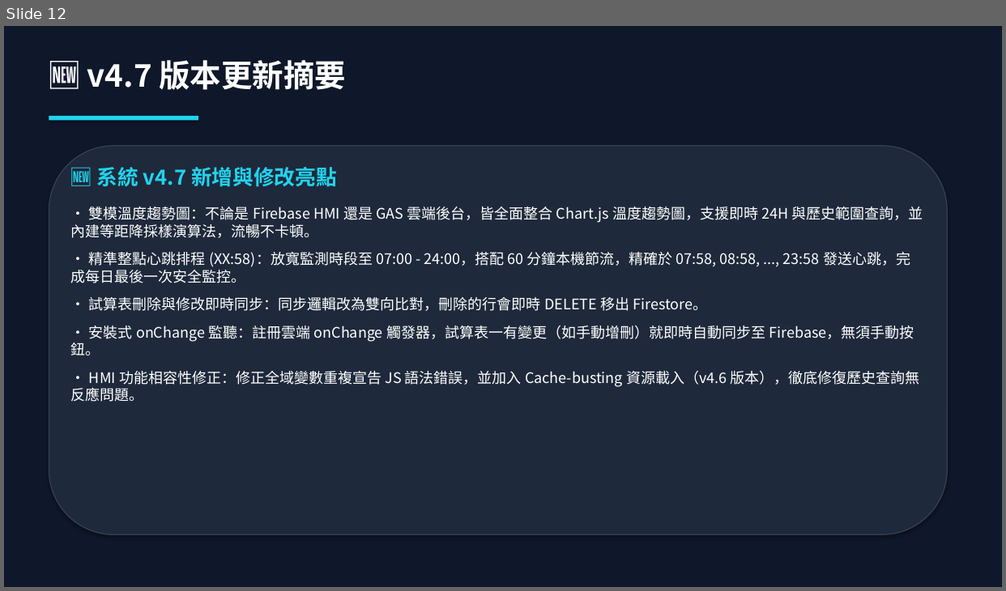
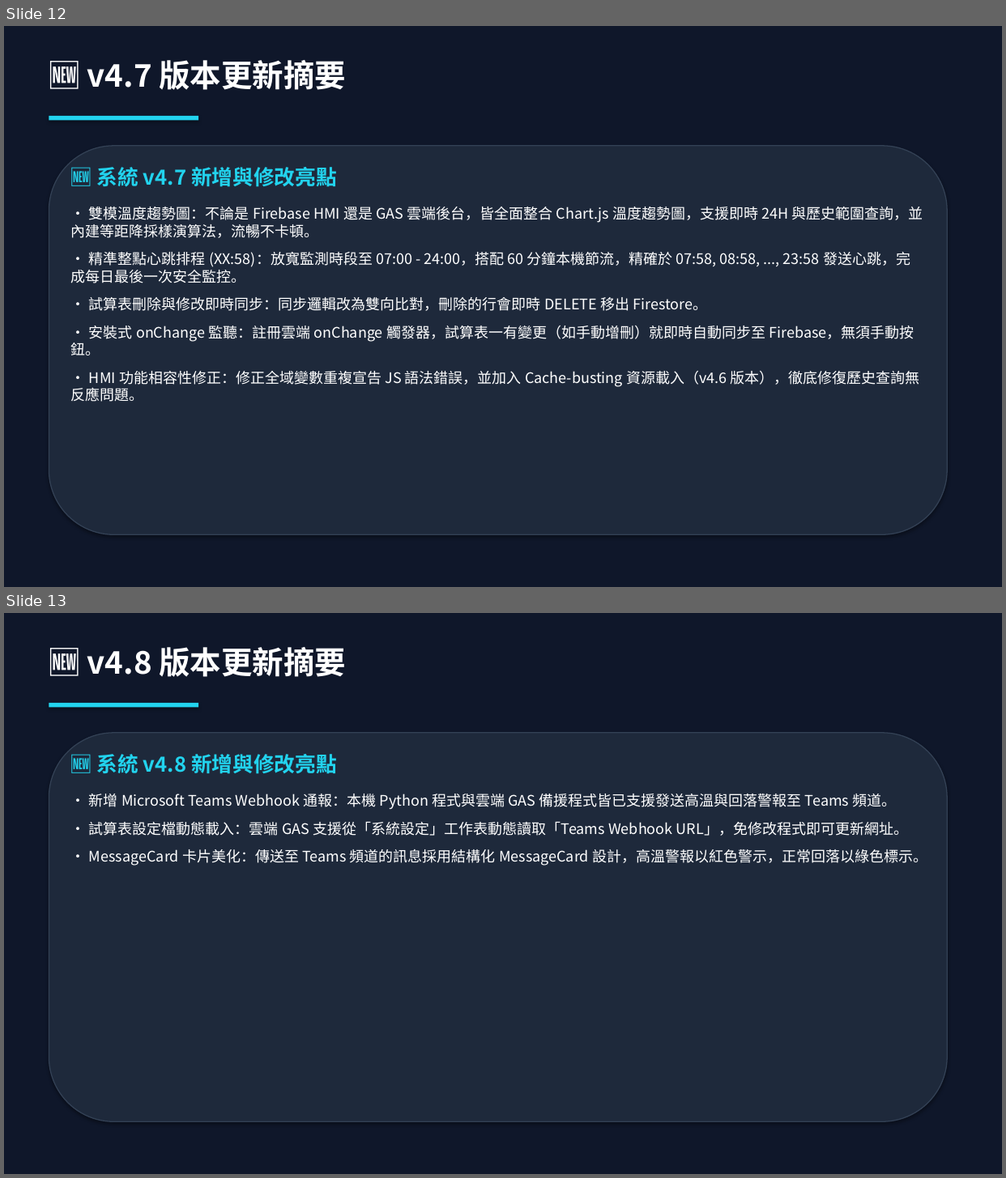
Before and after one commit to shihwei0809/google-agent, a slide deck: 溫度通報/溫度通報系統操作說明.pptx. Shown one above the other, each under a label of ours: slide 12 before the commit, slides 12 and 13 after it. The pictures are 1006x591 and 1006x1178 pixels, drawn with LibreOffice and Linux fonts; fonts in the diff are those of the drawing. Boxes give left, top, right and bottom in pixels: in the first picture for what was removed or moved away, otherwise in the second. Text is boxed around its words. In the diff, an @@ line names an element or a change of style, - is before the commit and + after.

Commit message:
docs: update manual formats (DOCX, PDF, PPTX, MD) to v4.8 to include MS Teams notification guides

```diff
--- a/溫度通報/溫度通報系統操作說明.pptx
+++ b/溫度通報/溫度通報系統操作說明.pptx
@@ slide 13 added at (x1=4, y1=613, x2=1002, y2=1174), background #0F172A @@
@@ text added at (x1=87, y1=647, x2=346, y2=677), 30 pt, text #FFFFFF, bold @@
+🆕 v4.8 版本更新摘要
@@ rectangle added at (x1=49, y1=703, x2=198, y2=707), fill #22D3EE @@
@@ rounded rectangle added at (x1=49, y1=733, x2=948, y2=1122), fill #1E293B, outline #334155 1 pt @@
@@ text added at (x1=89, y1=754, x2=927, y2=866), 14 pt, text #FFFFFF @@
+🆕 系統 v4.8 新增與修改亮點
+• 新增 Microsoft Teams Webhook 通報：本機 Python 程式與雲端 GAS 備援程式皆已支援發送高溫與回落警報至 Teams 頻道。
+• 試算表設定檔動態載入：雲端 GAS 支援從「系統設定」工作表動態讀取「Teams Webhook URL」，免修改程式即可更新網址。
+• MessageCard 卡片美化：傳送至 Teams 頻道的訊息採用結構化 MessageCard 設計，高溫警報以紅色警示，正常回落以綠色標示。
```
Also in this commit, not shown: 4 other files.
